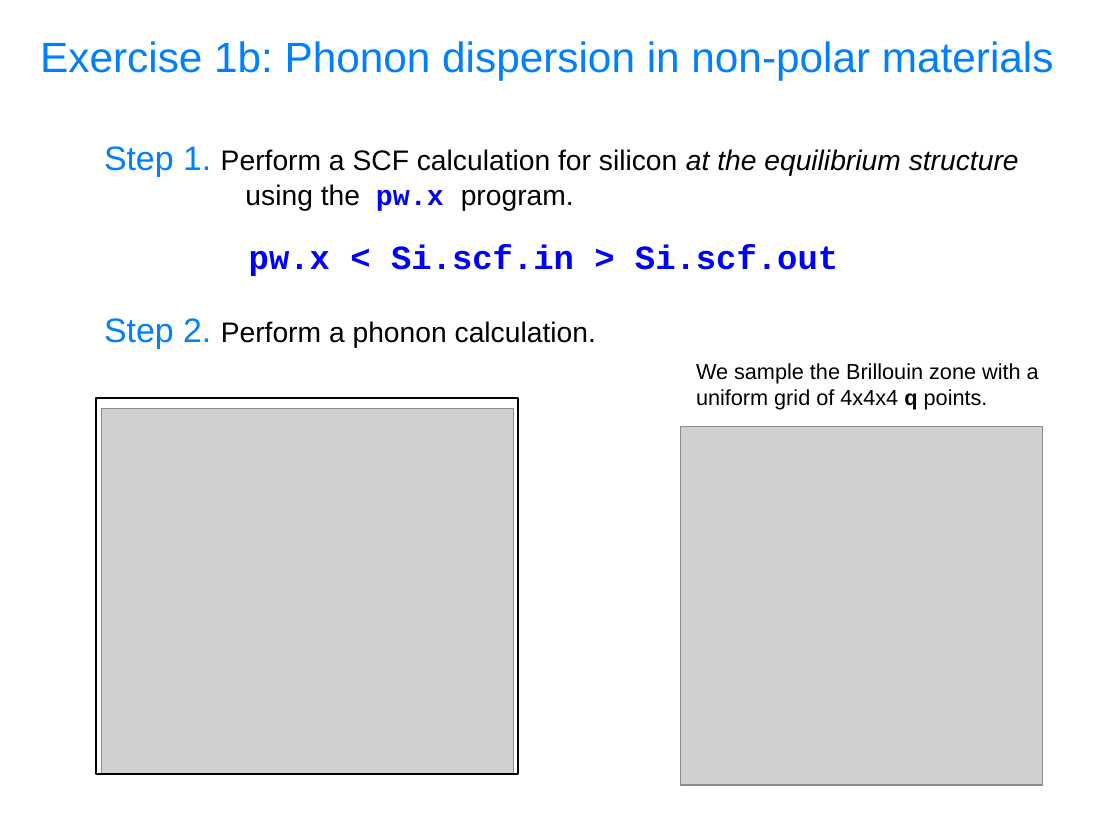
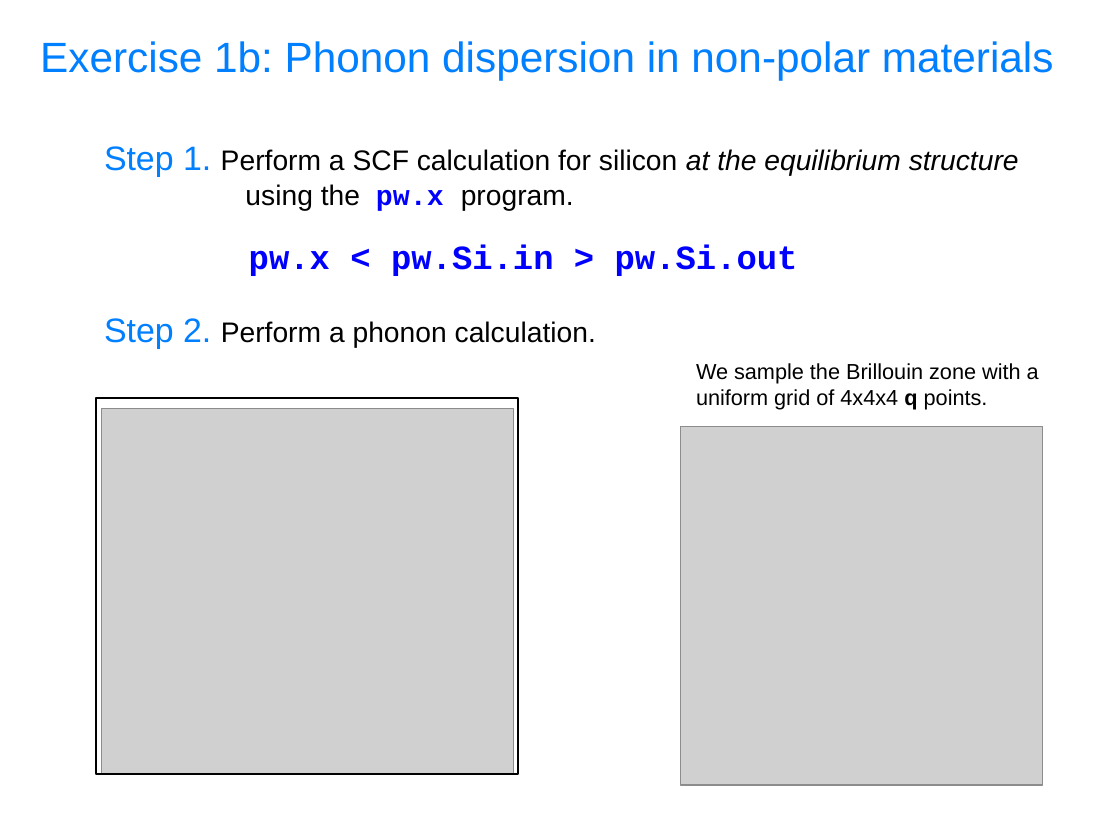
Before and after one commit to aravindhk/QESummerSchool, a slide deck: slide 20 of slides.sources/handson-day3-DFPT.odp. Drawn at 1120x840 pixels with LibreOffice and Linux fonts; fonts in the diff are those of the drawing; grey boxes stand for pictures. Boxes give left, top, right and bottom in pixels: in the first picture for what was removed or moved away, otherwise in the second. Text is boxed around its words. In the diff, an @@ line names an element or a change of style, - is before the commit and + after.

```diff
--- a/slides.sources/handson-day3-DFPT.odp
+++ b/slides.sources/handson-day3-DFPT.odp
@@ text at bbox=[249, 245, 798, 276]: text changed @@
-pw.x < Si.scf.in > Si.scf.out
+pw.x < pw.Si.in > pw.Si.out
```
Also in this commit, not shown: 7 other slides changed, 1 other file.
